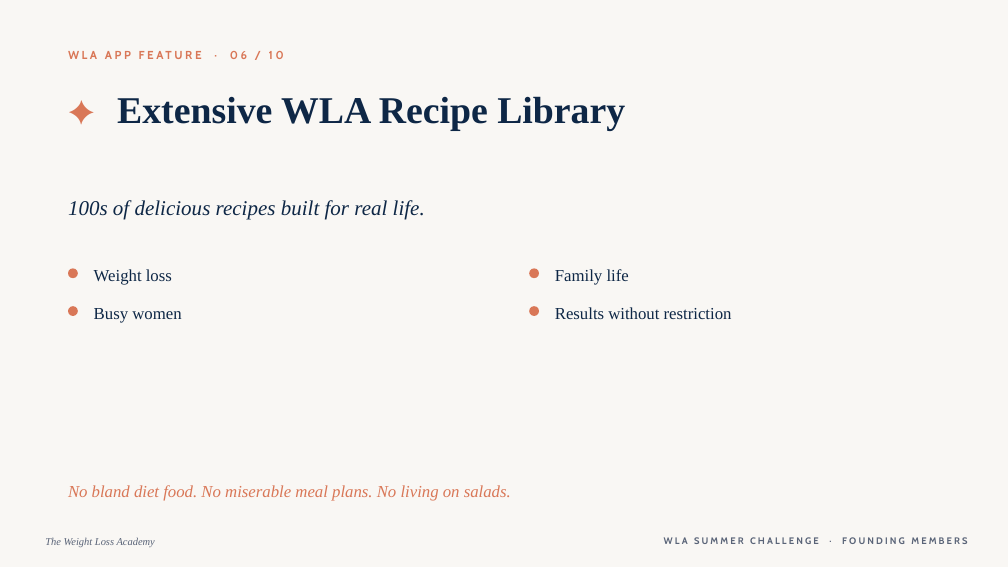
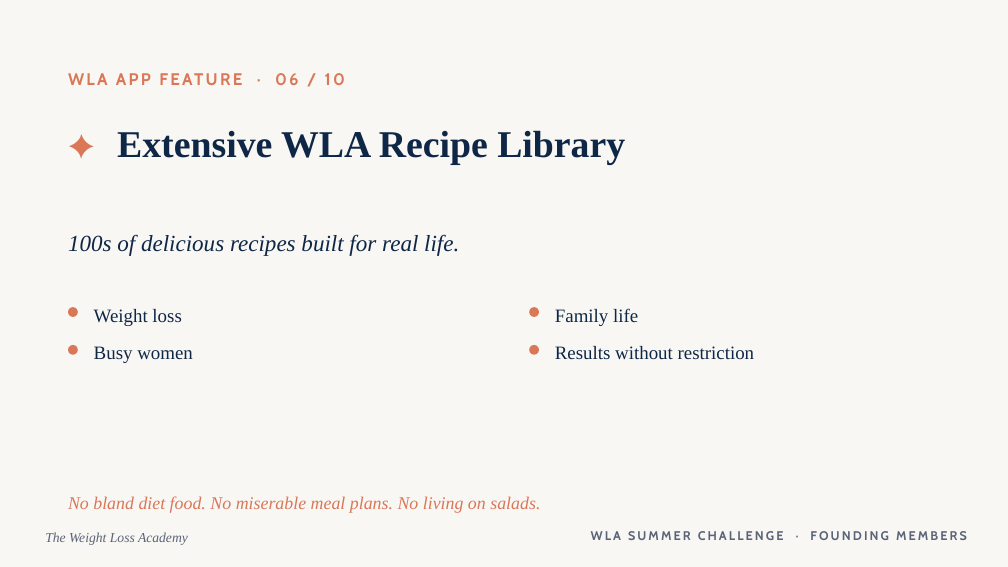
Before and after one commit to WeAreWLA/21-day-reset, a slide deck: slide 29 of wla-summer-challenge-launch.pptx. Drawn at 1008x567 pixels with LibreOffice and Linux fonts; fonts in the diff are those of the drawing. Boxes give left, top, right and bottom in pixels: in the first picture for what was removed or moved away, otherwise in the second. Text is boxed around its words. In the diff, an @@ line names an element or a change of style, - is before the commit and + after.

```diff
--- a/wla-summer-challenge-launch.pptx
+++ b/wla-summer-challenge-launch.pptx
@@ text "WLA APP FEATURE · 06 ...": place and size @@
-text "WLA APP FEATURE · 06 ..." at [230,51,284,59]
+text "WLA APP FEATURE · 06 ..." at [68,64,522,102]
@@ text "WLA APP FEATURE · 06 ..." at [68,64,522,102]: size 11 to 16 pt, letter spacing 2.4 to 2.2 pt @@
@@ 3 texts: place and size @@
-3 texts at [68,83,625,219]
+3 texts at [68,117,625,256]
@@ text "100s of delicious recipes built ..." at [68,234,459,256]: size 20 to 22 pt @@
@@ 4 texts, 4 ellipses: place and size @@
-4 texts, 4 ellipses at [68,268,732,323]
+4 texts, 4 ellipses at [68,307,755,363]
@@ size 16 to 18 pt in 4 elements at [94,309,181,326], [555,308,638,326], [94,346,193,363], [555,346,755,359] @@
@@ text "No bland diet food. No ...": place and size @@
-text "No bland diet food. No ..." at [68,485,511,501]
+text "No bland diet food. No ..." at [68,496,540,513]
@@ text "No bland diet food. No ..." at [68,496,540,513]: size 16 to 17 pt @@
@@ text "The Weight Loss Academy" at [45,532,188,545]: size 10 to 13 pt @@
@@ text "WLA SUMMER CHALLENGE · FOUNDING ...": place and size @@
-text "WLA SUMMER CHALLENGE · FOUNDING ..." at [664,537,967,544]
+text "WLA SUMMER CHALLENGE · FOUNDING ..." at [591,531,967,540]
@@ text "WLA SUMMER CHALLENGE · FOUNDING ..." at [591,531,967,540]: size 9 to 12 pt @@
```
Also in this commit, not shown: 49 other slides changed, 1 other file.
